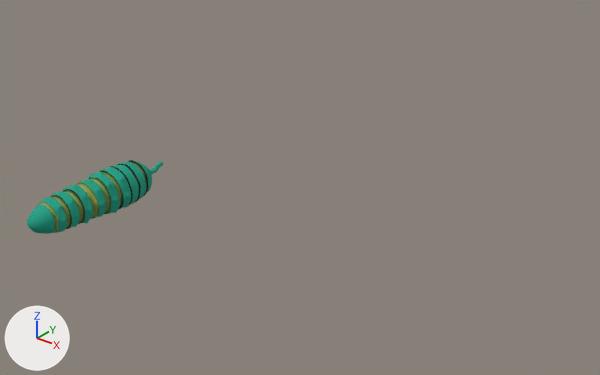
The FBX model Assets/Meshes/ingridients/cucumber_sliced.FBX, before and after one commit.
Both versions are drawn from a 50 mm lens placed at (36.9, -102.7, 44.9), pointed at (-20.0, -31.5, 0.8). The axes (+X, +Y, +Z) are drawn at lower left. The lights are the same throughout. Where no turn or scale is listed for an object, it has been applied to the vertices.

Script lines for the objects in view, before the commit:
```python
ob_cucumber_s0 = bpy.data.objects.new('cucumber_s0', me_mesh_001)
ob_cucumber_s0.location = (-34.29, -42.91, 2.65)
ob_cucumber_s1 = bpy.data.objects.new('cucumber_s1', me_mesh_002)
ob_cucumber_s1.location = (-34.3, -45.87, 2.64)
ob_cucumber_s2 = bpy.data.objects.new('cucumber_s2', me_mesh_003)
ob_cucumber_s2.location = (-34.29, -47.15, 2.66)
ob_cucumber_s3 = bpy.data.objects.new('cucumber_s3', me_mesh_005)
ob_cucumber_s3.location = (-34.19, -48.4, 2.73)
ob_cucumber_s4 = bpy.data.objects.new('cucumber_s4', me_mesh_006)
ob_cucumber_s4.location = (-34.28, -50.04, 2.65)
ob_cucumber_s5 = bpy.data.objects.new('cucumber_s5', me_mesh_007)
ob_cucumber_s5.location = (-34.21, -51.76, 2.7)
ob_cucumber_s6 = bpy.data.objects.new('cucumber_s6', me_mesh_008)
ob_cucumber_s6.location = (-34.07, -53.65, 2.8)
ob_cucumber_s7 = bpy.data.objects.new('cucumber_s7', me_mesh)
ob_cucumber_s7.location = (-34.17, -55.41, 2.75)
ob_cucumber_s9 = bpy.data.objects.new('cucumber_s9', me_mesh_004)
ob_cucumber_s9.location = (-34.13, -58.9, 2.73)
```
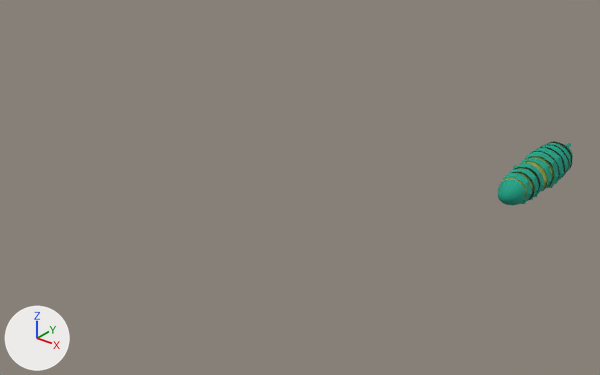
Location of each change, [x1, y1, x2, y2] in pixels of the pictures (600 x 375 px):
'cucumber_s9', moved: before [27, 205, 55, 234]; after [498, 179, 525, 205]
'cucumber_s4', moved: before [88, 172, 120, 214]; after [524, 152, 559, 188]
'cucumber_s5', moved: before [77, 179, 106, 219]; after [519, 158, 551, 191]
'cucumber_s6', moved: before [63, 185, 93, 224]; after [513, 163, 544, 197]
'cucumber_s7', moved: before [51, 191, 79, 229]; after [509, 169, 539, 201]
'cucumber_s3', moved: before [99, 167, 131, 210]; after [531, 147, 564, 184]
'cucumber_s8', moved: before [39, 197, 67, 233]; after [499, 173, 532, 204]
'cucumber_s2', moved: before [111, 165, 139, 206]; after [537, 145, 569, 180]
'cucumber_s1', moved: before [117, 162, 146, 201]; after [540, 143, 571, 174]
'cucumber_s0', moved: before [128, 160, 163, 196]; after [547, 141, 573, 168]

The change in detail:
Object 'cucumber_s5' (ob_cucumber_s5) moves from (-34.21, -51.76, 2.7) to (0.0, -8.97, 0.0).
Object 'cucumber_s2' (ob_cucumber_s2) moves from (-34.29, -47.15, 2.66) to (0.0, -4.36, 0.0).
Object 'cucumber_s4' (ob_cucumber_s4) moves from (-34.28, -50.04, 2.65) to (0.0, -7.25, 0.0).
Object 'cucumber_s1' (ob_cucumber_s1) moves from (-34.3, -45.87, 2.64) to (0.0, -3.08, 0.0).
Object 'cucumber_s9' (ob_cucumber_s9) moves from (-34.13, -58.9, 2.73) to (0.0, -16.11, 0.0).
Object 'cucumber_s0' (ob_cucumber_s0) moves from (-34.29, -42.91, 2.65) to (0.0, 0.0, 0.0).
Object 'cucumber_s8' (ob_cucumber_s8) moves from (-34.05, -57.01, 2.77) to (0.0, -14.22, 0.0).
Object 'cucumber_s6' (ob_cucumber_s6) moves from (-34.07, -53.65, 2.8) to (0.0, -10.85, 0.0).
Object 'cucumber_s3' (ob_cucumber_s3) moves from (-34.19, -48.4, 2.73) to (0.0, -5.61, 0.0).
Object 'cucumber_s7' (ob_cucumber_s7) moves from (-34.17, -55.41, 2.75) to (0.0, -12.62, 0.0).
